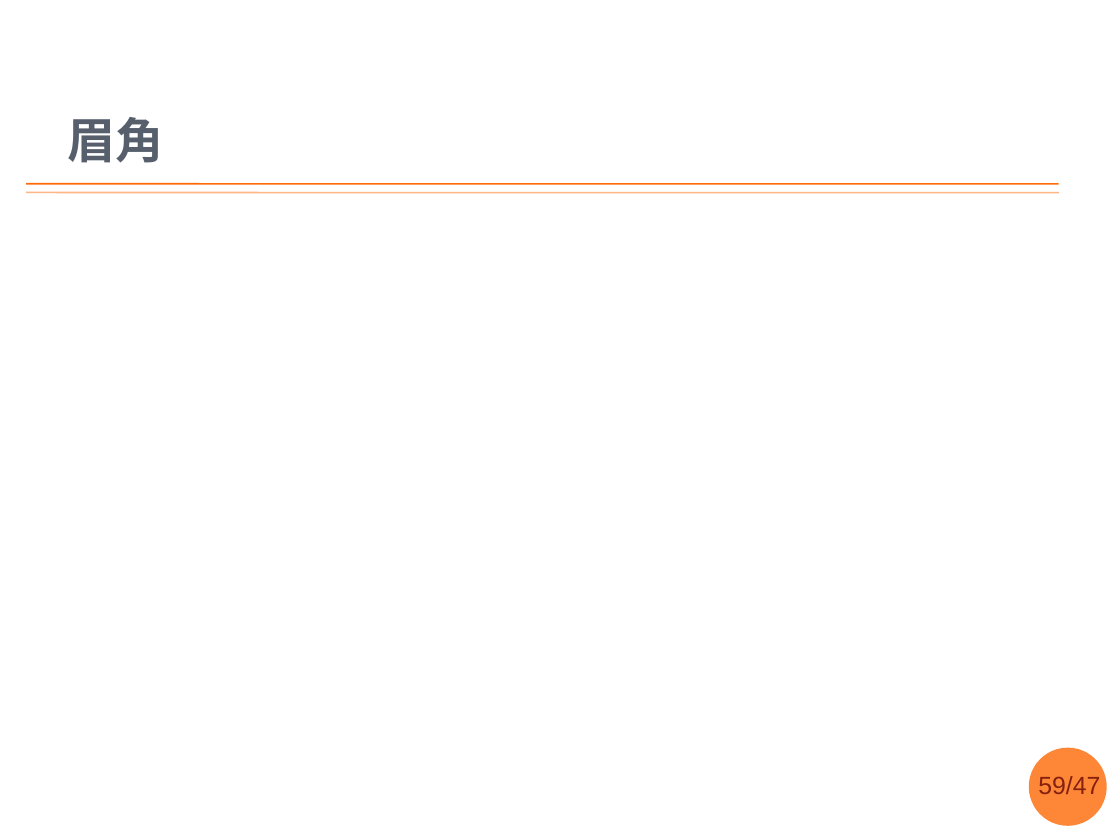
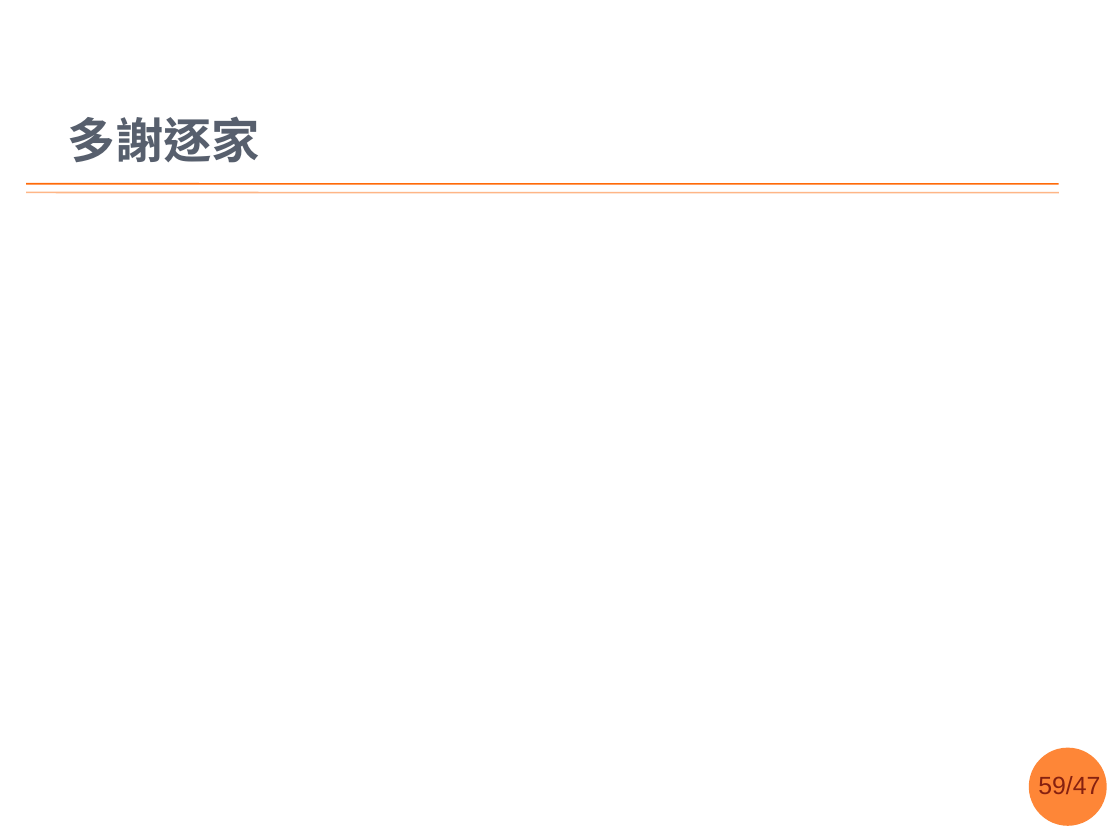
Before and after one commit to sih4sing5hong5/po3-ko3_tau5-iann2-phinn3, a slide deck: slide 59 of 翻譯報告.pptx. Drawn at 1120x840 pixels with LibreOffice and Linux fonts; fonts in the diff are those of the drawing; background and template pictures are left out. Boxes give left, top, right and bottom in pixels: in the first picture for what was removed or moved away, otherwise in the second. Text is boxed around its words. In the diff, an @@ line names an element or a change of style, - is before the commit and + after.

```diff
--- a/翻譯報告.pptx
+++ b/翻譯報告.pptx
@@ title at box(67, 116, 260, 163): text changed @@
-眉角
+多謝逐家
```
Also in this commit, not shown: 10 other slides changed.
